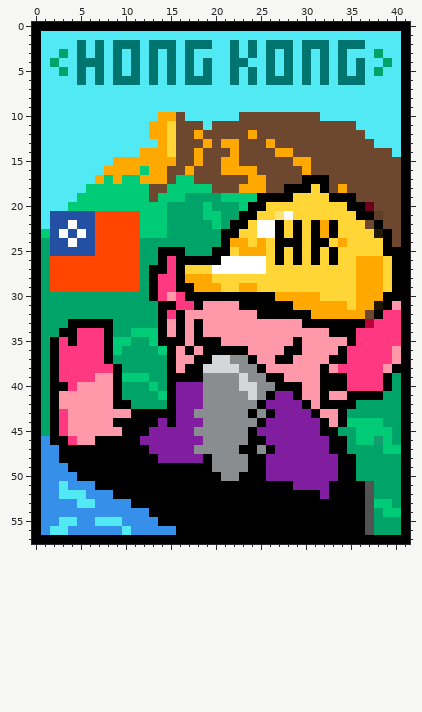
Edited in one commit: pixel-art sprite (rplace/template2.png). Above is the file before it was changed.
The file is 42x58 pixels. Colours within 5 levels of each other are drawn and written as one.
The same view after the edit:
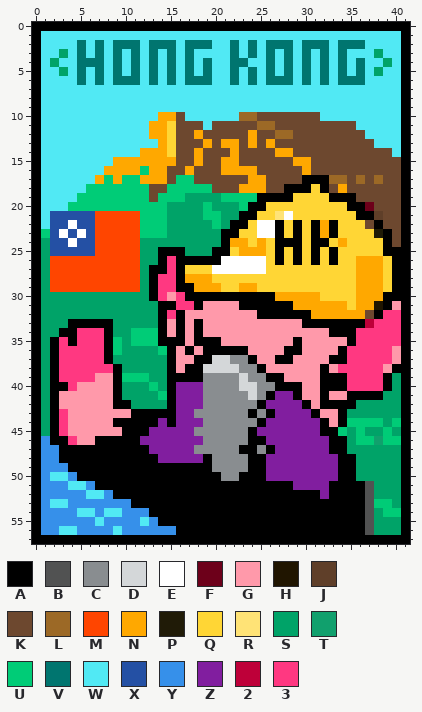
Palette (. is transparent): A #000000  B #515252  C #898d90  D #d4d7d9  E #ffffff  F #6d001a  G #ff99aa  H #201500  J #5f3f29  K #6d482f  L #9c6926  M #ff4500  N #ffa800  P #201b07  Q #ffd635  R #ffe376  S #00a368  T #11a06d  U #00cc77  V #00756f  W #51e9f4  X #2450a4  Y #3690ea  Z #811e9f  2 #be0039  3 #ff3881
Change:
The edit turns colour K into colour L in row 10 at x 23 to 24; in row 11 at x 25 to 26; in row 12 at x 27 to 28; in row 17 at x 33 to 34, 36 and 38.
The edit turns colour K into colour N in row 13 at x 24.
The edit turns colour U into colour S in row 35 at x 10; in row 45 at x 37 to 38; in row 47 at x 39 to 40.
The edit turns colour S into colour U in row 35 at x 11 to 12; in row 44 at x 40; in row 45 at x 34; in row 46 at x 40.
The edit turns colour Y into colour W in row 50 at x 2 to 3; in row 51 at x 4 to 5; in row 52 at x 6 to 7; in row 53 at x 2 to 3; in row 54 at x 5 to 6 and 8 to 9; in row 55 at x 12.
The edit turns colour Y into colour W in row 56 at x 4 and 9.
The edit turns colour W into colour Y in row 51 at x 3; in row 52 at x 3 to 5; in row 53 at x 5 to 6; in row 55 at x 3 to 4 and 8 to 9; in row 56 at x 2 and 10.
